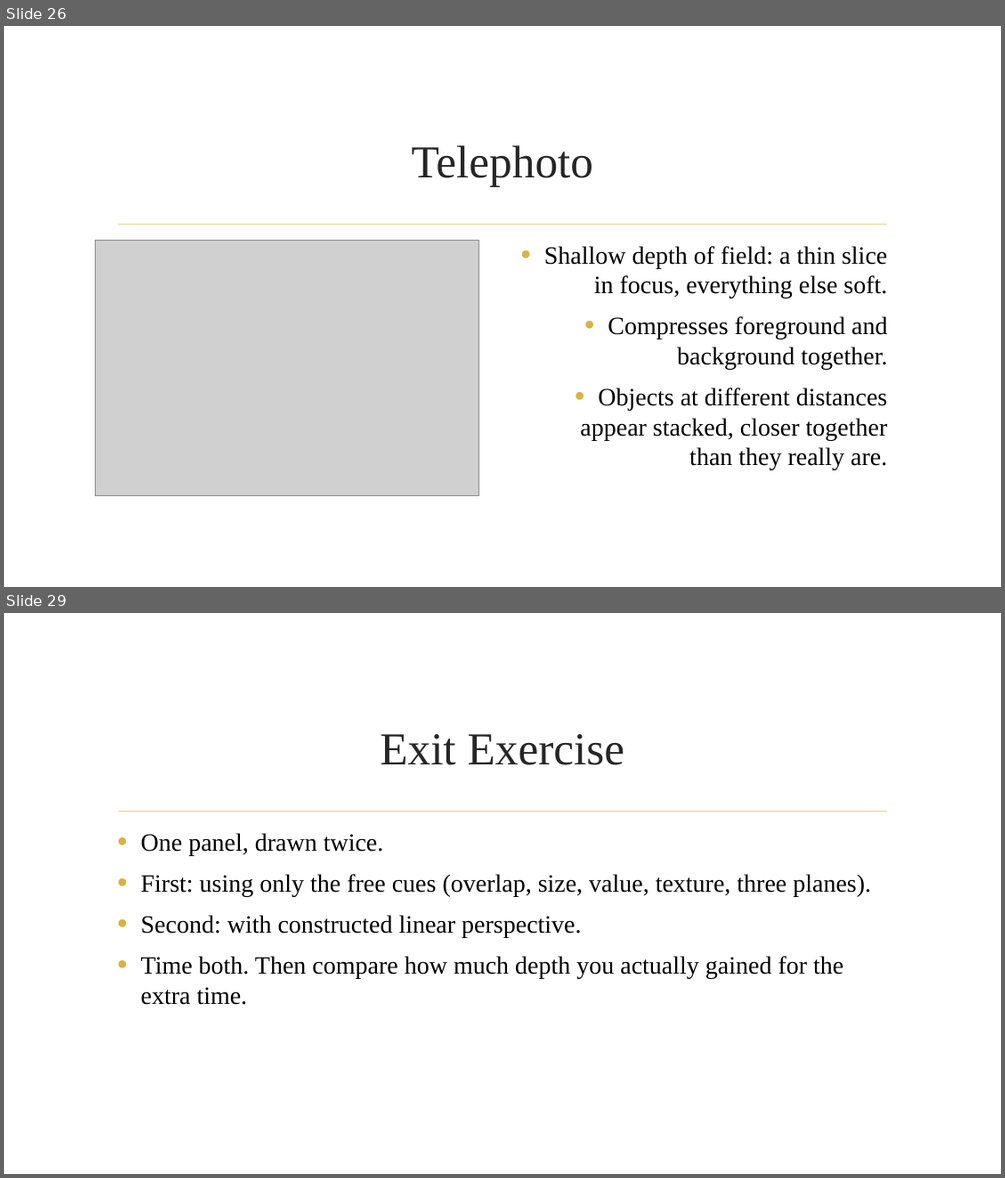
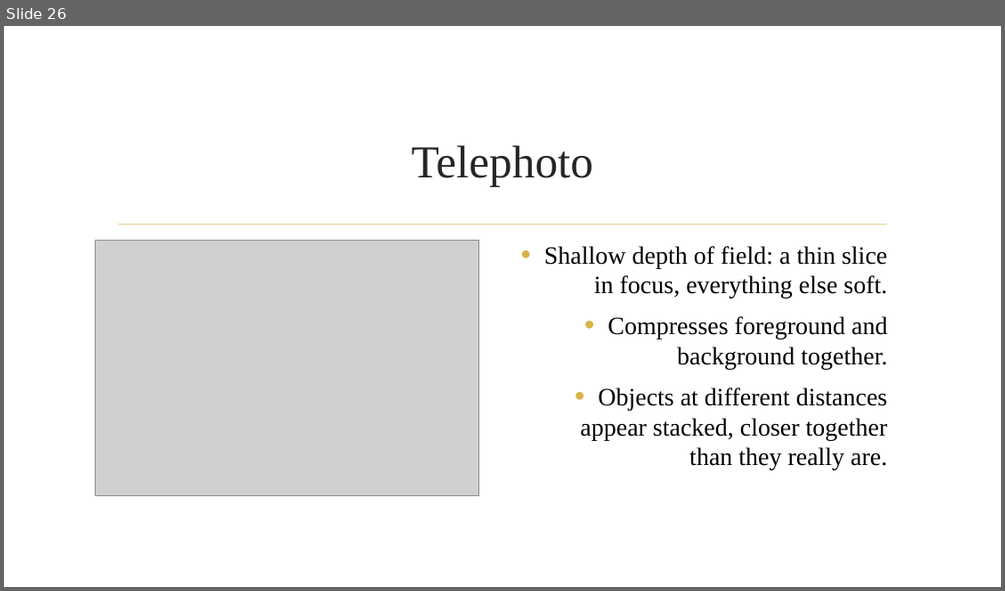
Before and after one commit to dcoes/Classes, a slide deck: Storyboarding/NewLectures/06_Perspective_REVISED.pptx. Shown one above the other, each under a label of ours: slides 26 and 29 before the commit, slide 26 after it; the slides between them are not shown. The pictures are 1005x1178 and 1005x591 pixels, drawn with LibreOffice and Linux fonts; fonts in the diff are those of the drawing; grey boxes stand for pictures; background and template pictures are left out. Boxes give left, top, right and bottom in pixels: in the first picture for what was removed or moved away, otherwise in the second. Text is boxed around its words. In the diff, an @@ line names an element or a change of style, - is before the commit and + after.

```diff
--- a/Storyboarding/NewLectures/06_Perspective_REVISED.pptx
+++ b/Storyboarding/NewLectures/06_Perspective_REVISED.pptx
@@ slide 29 removed at (x1=4, y1=613, x2=1001, y2=1174), background picture (left out); not listed: 1 template element that a slide beside it also shows @@
@@ title removed at (x1=380, y1=734, x2=624, y2=765) @@
-Exit Exercise
@@ text removed at (x1=141, y1=833, x2=871, y2=1005) @@
-• One panel, drawn twice.
-• First: using only the free cues (overlap, size, value, texture, three planes).
-• Second: with constructed linear perspective.
-• Time both. Then compare how much depth you actually gained for the extra time.
```
Also in this commit, not shown: 11 slides changed, 1 other slide removed, 2 other files.
